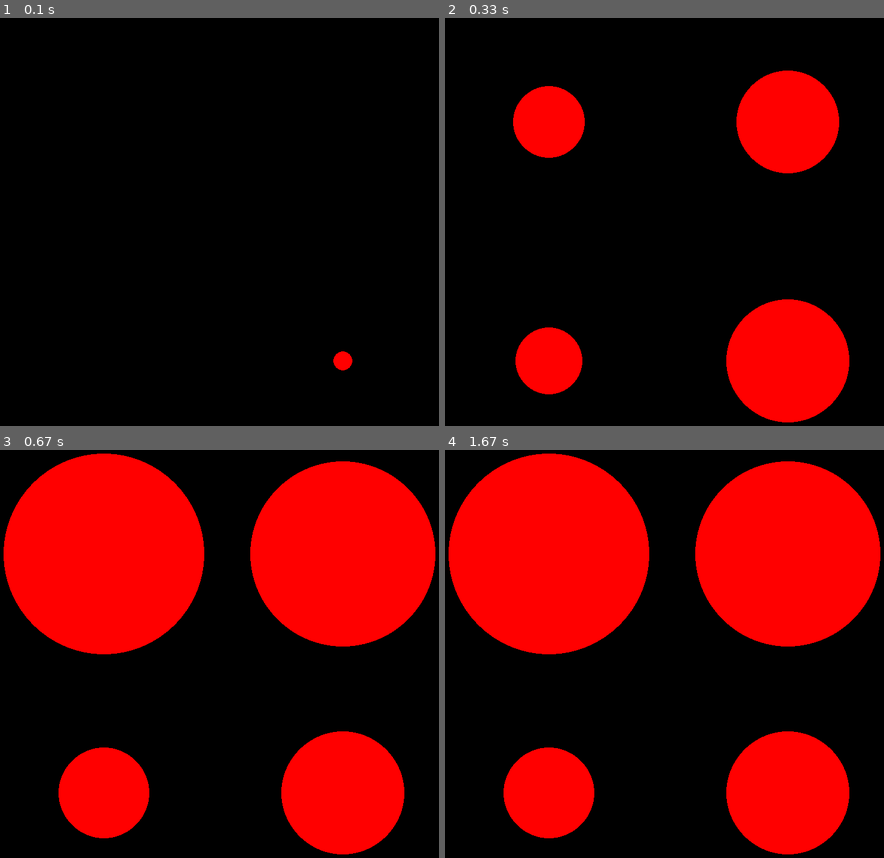
Above: before the commit, frames 1-4 (two rows, left to right).
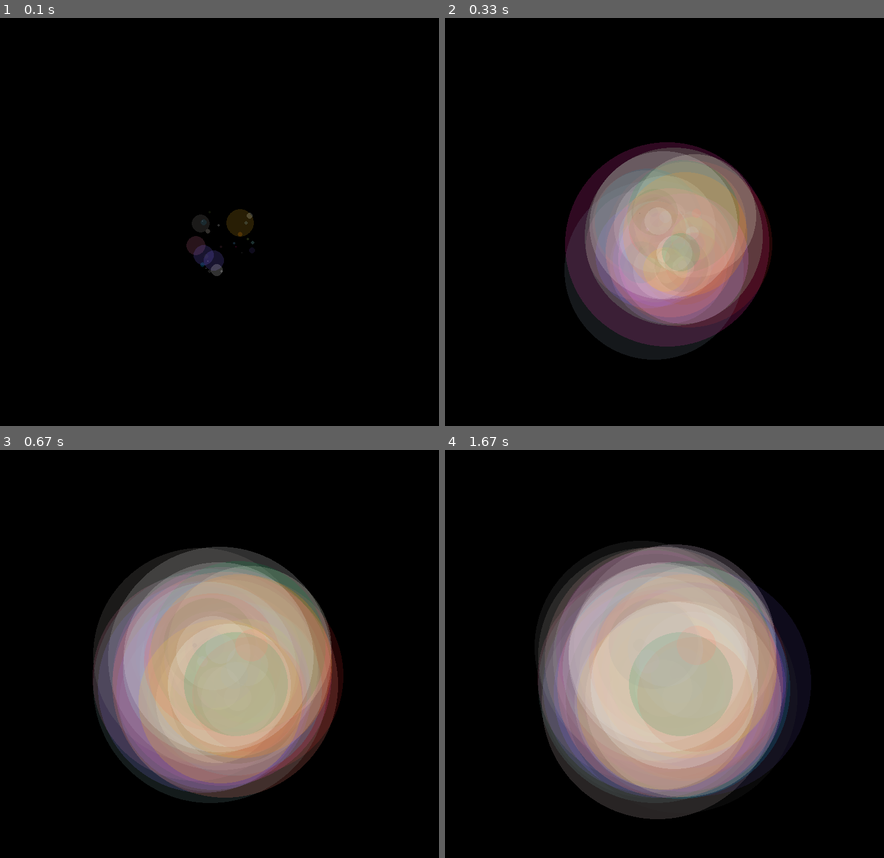
Above: after the commit, the same moments.

Repository: hitbox/scratch
Game: pygame game, started from pygame/explosion.py
Same seed, same stepped clock (60 frames per second), same inputs: the game is played once before the commit and once after it.
Inputs:
- Up to frame 1 (0.1 s): no input
- Up to frame 2 (0.33 s): no input
- Up to frame 3 (0.67 s): no input
- Up to frame 4 (1.67 s): no input

The runs differ from the first frame. In frame 1, 1.1% of the frame differs, in the area x 42-81%, y 46-87%; in frame 2, 35%; in frame 3, 65%; in frame 4, 67%, in the area x 0-100%, y 0-100%.

Commit message:
pygame/explosion.py
- moving towards better animation system

Diff:
--- a/pygame/explosion.py
+++ b/pygame/explosion.py
@@ -20,15 +20,10 @@
                 circle,
                 'radius',
                 0, random.randint(radius_a, radius_b),
-                random.randint(0, 200), random.randint(300, 500)
+                random.randint(0, 200), random.randint(200, 1500)
             )
 
-        animations = [
-            random_animate(circles[0]),
-            random_animate(circles[1]),
-            random_animate(circles[2]),
-            random_animate(circles[3]),
-        ]
+        animations = [random_animate(circle) for circle in circles]
         return animations
 
 
@@ -83,9 +78,9 @@
 
 class Demo(pygamelib.DemoBase):
 
-    def __init__(self, circles, style, animations):
+    def __init__(self, circles, styles, animations):
         self.circles = circles
-        self.style = style
+        self.styles = styles
         self.animations = animations
         self.time = 0
 
@@ -107,11 +102,11 @@
 
     def draw(self):
         self.screen.fill('black')
-        for circle in self.circles:
+        for circle, style in zip(self.circles, self.styles):
             image = pygamelib.circle_surface(
                 circle.radius,
-                self.style.color,
-                circle_width = self.style.fill_or_border,
+                style.color,
+                circle_width = style.fill_or_border,
             )
             self.screen.blit(image, image.get_rect(center=circle.center))
         pygame.display.flip()
@@ -119,22 +114,26 @@
 
 def run(display_size):
     window = pygame.Rect((0,)*2, display_size)
+    spawn = pygamelib.make_rect(window, size=(100,100), center=window.center)
 
-    winquads = list(map(pygame.Rect, pygamelib.rectquadrants(window)))
-
-    circles = [
-        Circle(winquads[0].center, 0),
-        Circle(winquads[1].center, 0),
-        Circle(winquads[2].center, 0),
-        Circle(winquads[3].center, 0),
+    # TODO
+    # - animate color to transparent
+    n = 100
+    circles = [Circle(pygamelib.random_point(spawn), 0) for _ in range(n)]
+    alpha = 50
+    styles = [
+        Style(
+            pygamelib.get_color(
+                random.choice(list(pygamelib.UNIQUE_THECOLORS)),
+                a = alpha,
+            ),
+            fill_or_border = 0
+        )
+        for _ in circles
     ]
-
     animation_generator = AnimationGenerator(window)
-
     animation_manager = AnimationManager(animation_generator(circles))
-    style = Style('red', fill_or_border=0)
-
-    state = Demo(circles, style, animation_manager)
+    state = Demo(circles, styles, animation_manager)
 
     pygame.display.set_mode(display_size)
     engine = pygamelib.Engine()
